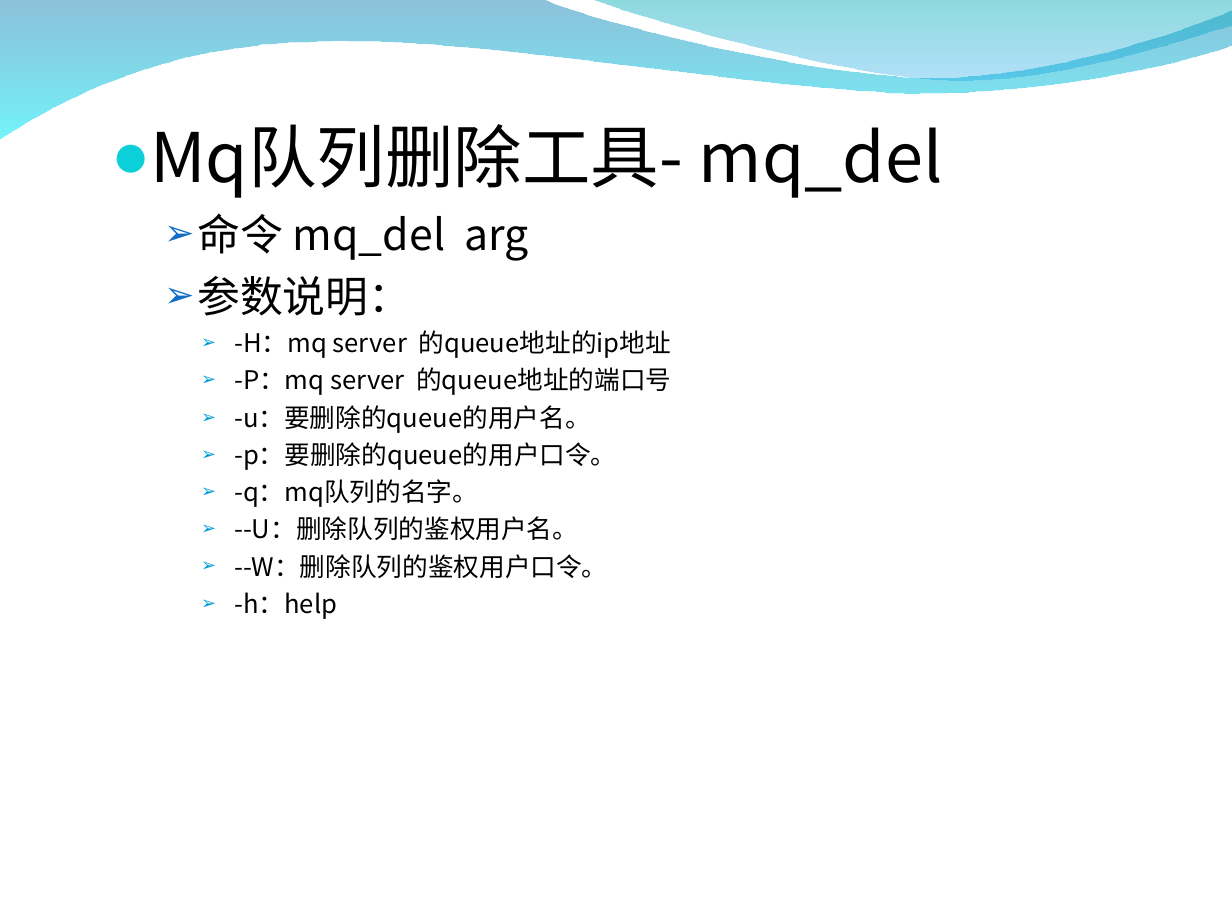
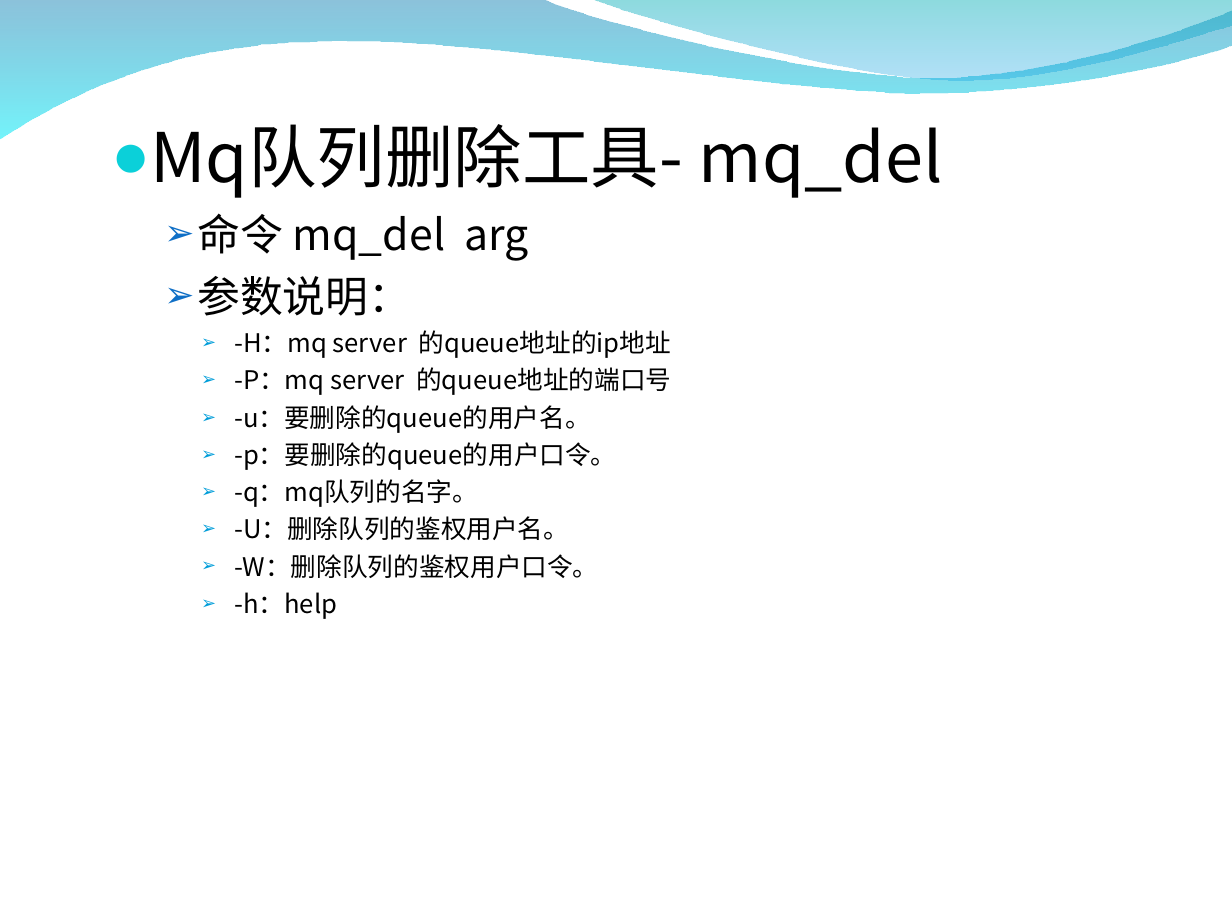
Before and after one commit to zxf1864/cwinux-mq, a slide deck: slide 34 of mq/doc/mq_introduce.ppt (slide 33 before the commit). Drawn at 1232x924 pixels with LibreOffice and Linux fonts; fonts in the diff are those of the drawing; background and template pictures are left out. Boxes give left, top, right and bottom in pixels: in the first picture for what was removed or moved away, otherwise in the second. Text is boxed around its words. In the diff, an @@ line names an element or a change of style, - is before the commit and + after.

```diff
--- a/mq/doc/mq_introduce.ppt
+++ b/mq/doc/mq_introduce.ppt
@@ text at bbox=[234, 516, 598, 578]: text changed @@
-    ➢ --U：删除队列的鉴权用户名。
-    ➢ --W：删除队列的鉴权用户口令。
+    ➢ -U：删除队列的鉴权用户名。
+    ➢ -W：删除队列的鉴权用户口令。
```
Also in this commit, not shown: 13 other slides changed, 2 slides added, 1 slide removed, 1 other file.
